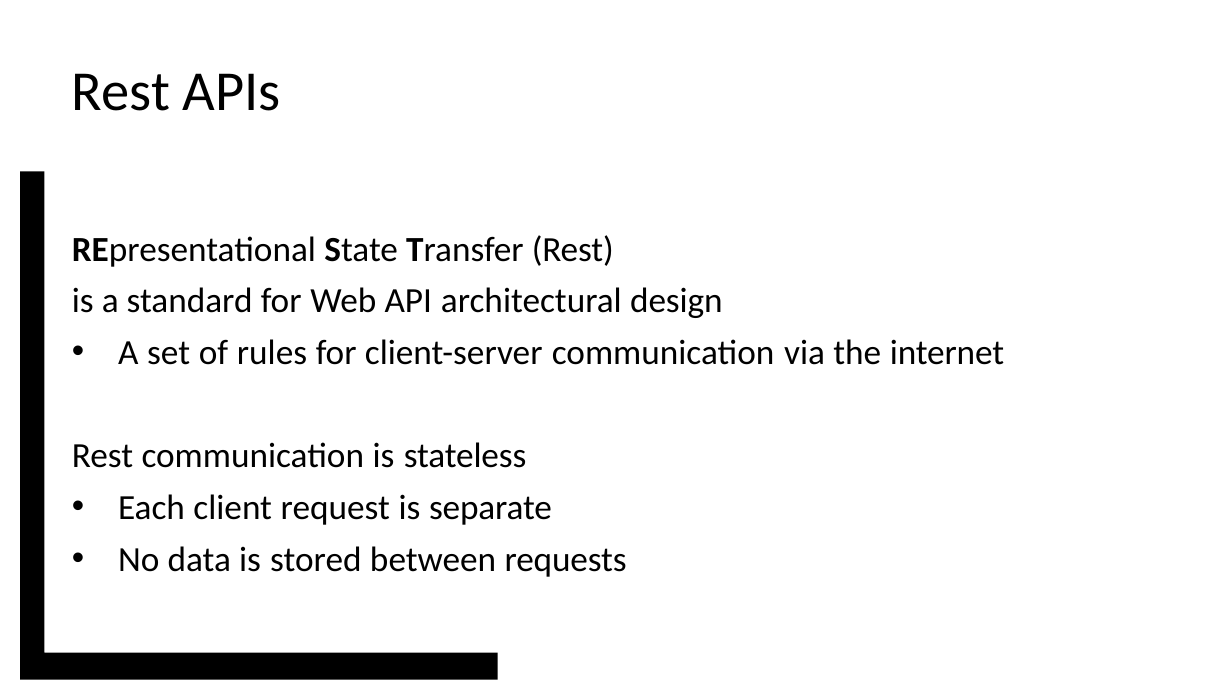
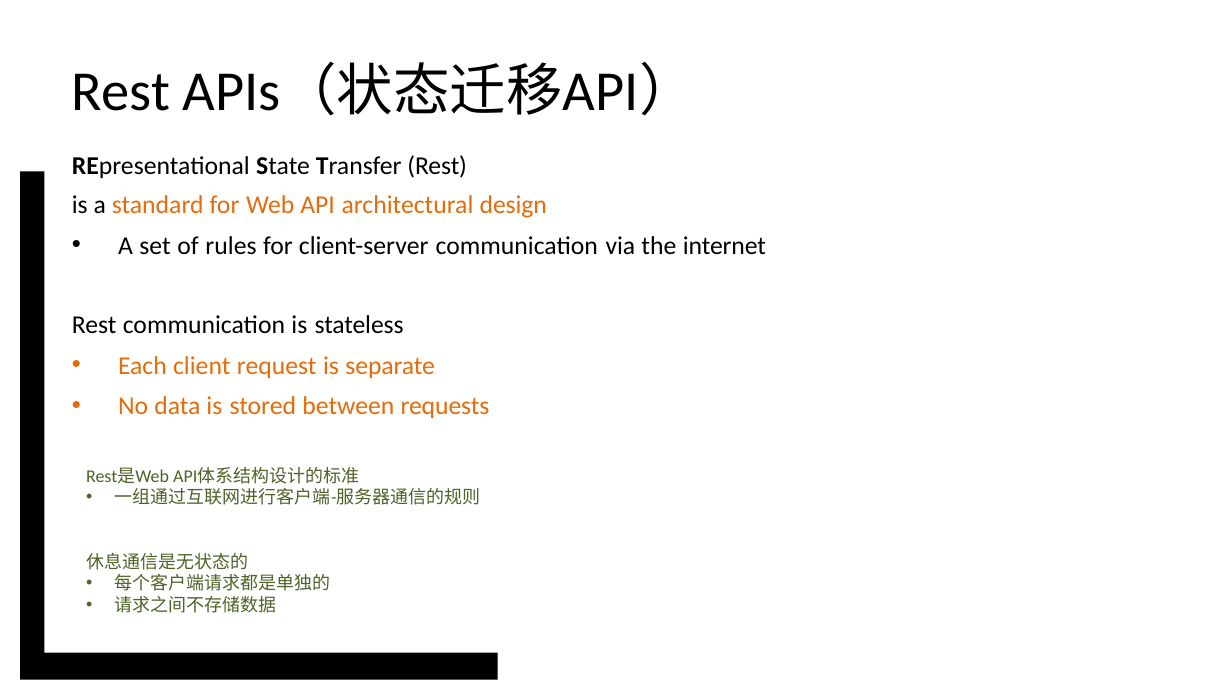
Before and after one commit to vcboy1/Leeds, a slide deck: slide 5 of 26fall/1850/Note/w1.8_s2.pptx. Drawn at 1232x693 pixels with LibreOffice and Linux fonts; fonts in the diff are those of the drawing; background and template pictures are left out. Boxes give left, top, right and bottom in pixels: in the first picture for what was removed or moved away, otherwise in the second. Text is boxed around its words. In the diff, an @@ line names an element or a change of style, - is before the commit and + after.

```diff
--- a/26fall/1850/Note/w1.8_s2.pptx
+++ b/26fall/1850/Note/w1.8_s2.pptx
@@ title at [72,63,696,116]: text changed @@
-Rest APIs
+Rest APIs（状态迁移API）
@@ text "REpresentational State Transfer (Rest)": place and size @@
-text "REpresentational State Transfer (Rest)" at [72,235,1004,577]
+text "REpresentational State Transfer (Rest)" at [72,155,766,418]
@@ text "REpresentational State Transfer (Rest)" at [72,155,766,418]: size 27.5 to 20 pt; text colour #000000 to #E46C0A in "standard for Web API architectural design", "Each client request is separate", "No data is stored between requests" @@
@@ text added at [86,467,481,613], 14 pt, text #4F6228 @@
+Rest是Web API体系结构设计的标准
+• 一组通过互联网进行客户端-服务器通信的规则
+休息通信是无状态的
+• 每个客户端请求都是单独的
+• 请求之间不存储数据
```
Also in this commit, not shown: 12 other slides changed, 32 other files.
